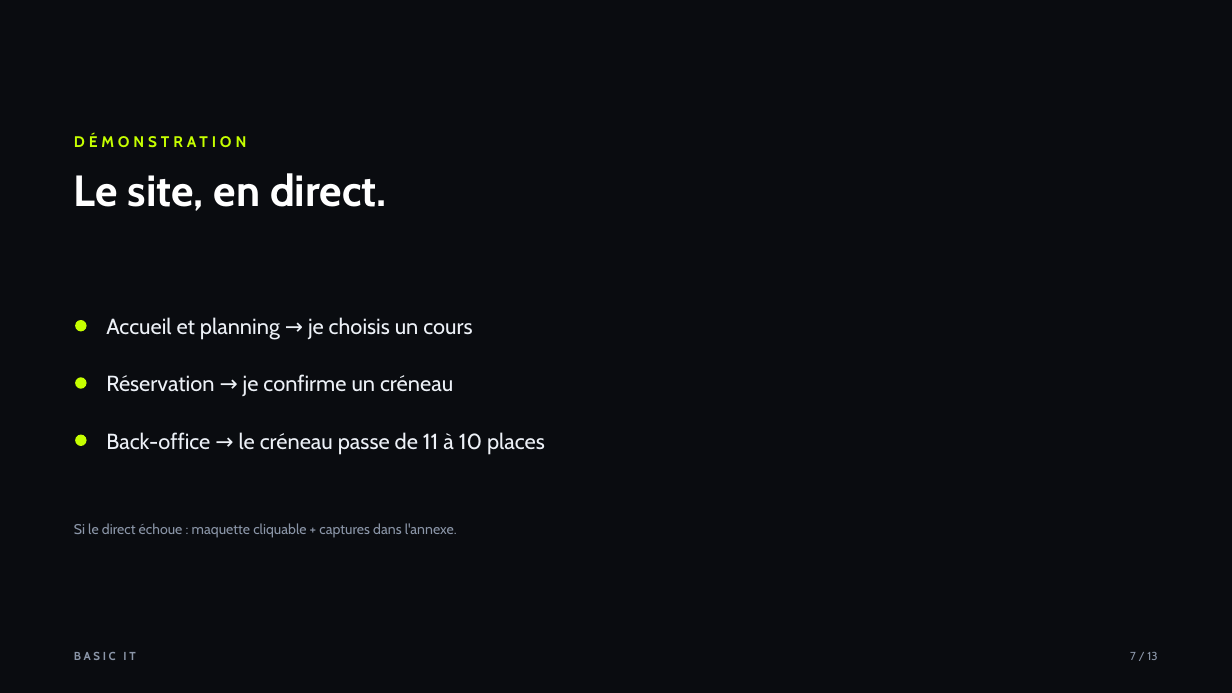
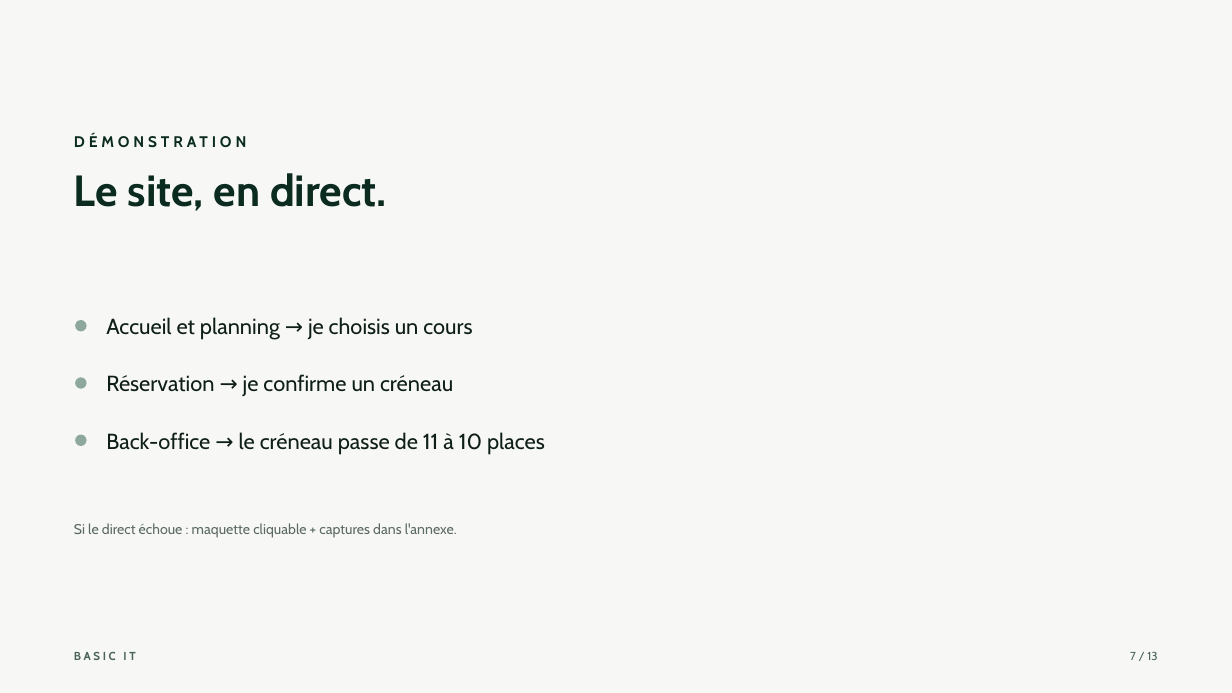
Before and after one commit to LucasDECEBAL/Basic-IT, a slide deck: slide 7 of docs/soutenance/Basic-IT-soutenance.pptx. Drawn at 1232x693 pixels with LibreOffice and Linux fonts; fonts in the diff are those of the drawing. Boxes give left, top, right and bottom in pixels: in the first picture for what was removed or moved away, otherwise in the second. Text is boxed around its words. In the diff, an @@ line names an element or a change of style, - is before the commit and + after.

Commit message:
style: palette du site (ecru, foret, sauge) sur le deck et le pptx

```diff
--- a/docs/soutenance/Basic-IT-soutenance.pptx
+++ b/docs/soutenance/Basic-IT-soutenance.pptx
@@ background #0A0C10 to #F7F8F5 @@
@@ text "DÉMONSTRATION" at (74, 133, 247, 148): text colour #C6FF00 to #0B2B20 @@
@@ text "Le site, en direct." at (74, 173, 387, 211): text colour #FFFFFF to #0B2B20 @@
@@ fill #C6FF00 to #8EA89D; outline #C6FF00 1 pt to #8EA89D 1 pt in 3 elements at (76, 321, 86, 331), (76, 378, 86, 388), (76, 435, 86, 445) @@
@@ text colour #EDF1F7 to #0F1F18 in 3 elements at (106, 317, 472, 340), (106, 374, 453, 396), (106, 432, 545, 455) @@
@@ text "Si le direct échoue : ..." at (74, 523, 457, 538): text colour #8B96A8 to #5B6A62 @@
@@ text "BASIC IT" at (74, 652, 135, 660): text colour #8B96A8 to #4A6357 @@
@@ text "7 / 13" at (1130, 652, 1157, 660): text colour #8B96A8 to #4A6357 @@
```
Also in this commit, not shown: 12 other slides changed, 16 other files.
